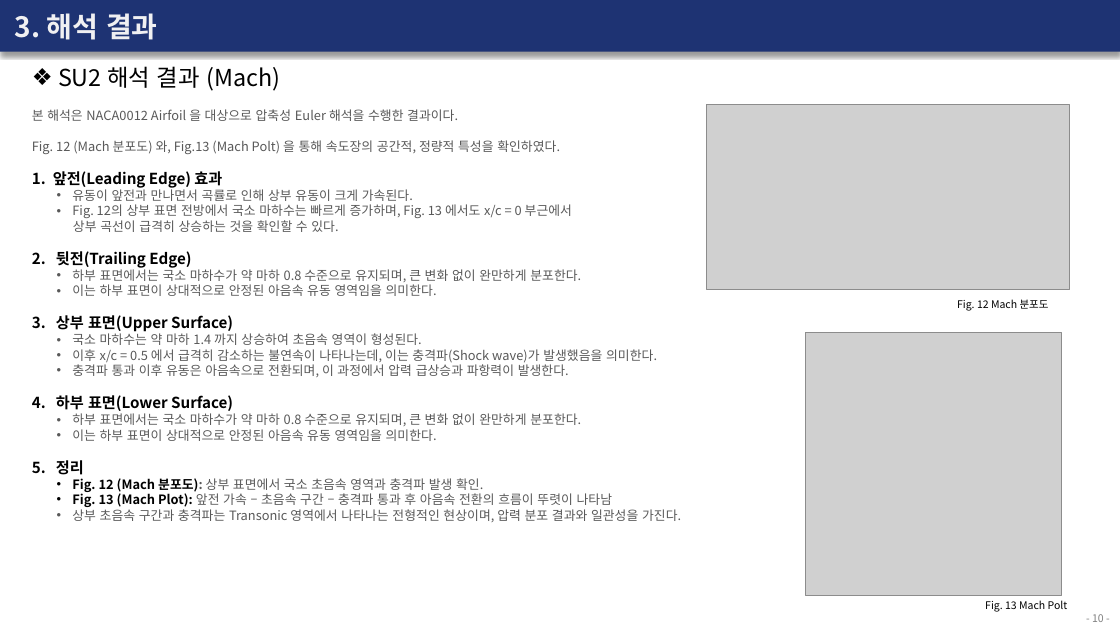
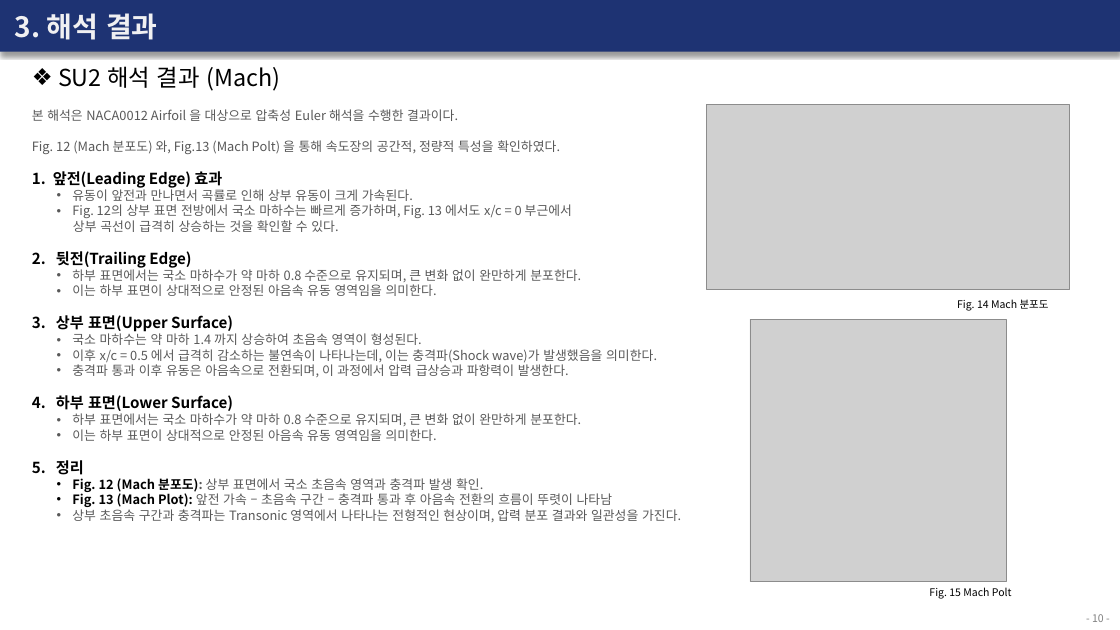
Before and after one commit to Bogeuns/17415009_BogeunSeo, a slide deck: slide 10 of Lecture/Week_1/Repoert_Week_1.pptx. Drawn at 1120x630 pixels with LibreOffice and Linux fonts; fonts in the diff are those of the drawing; grey boxes stand for pictures. Boxes give left, top, right and bottom in pixels: in the first picture for what was removed or moved away, otherwise in the second. Text is boxed around its words. In the diff, an @@ line names an element or a change of style, - is before the commit and + after.

```diff
--- a/Lecture/Week_1/Repoert_Week_1.pptx
+++ b/Lecture/Week_1/Repoert_Week_1.pptx
@@ text at [957, 299, 1049, 311]: text changed @@
-Fig. 12 Mach 분포도
+Fig. 14 Mach 분포도
@@ picture: place and size @@
-picture at [806, 333, 1062, 595]
+picture at [750, 319, 1007, 581]
@@ text at [929, 587, 1012, 599]: text changed @@
-Fig. 13 Mach Polt
+Fig. 15 Mach Polt
```
Also in this commit, not shown: 10 other slides changed, 1 other file.
